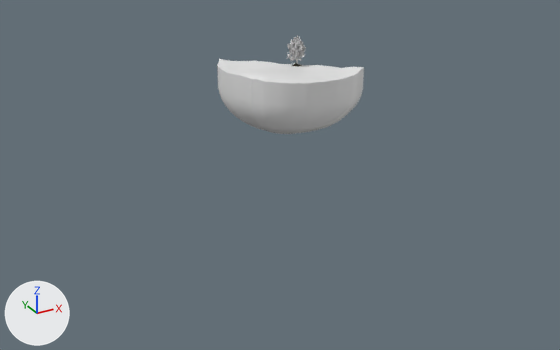
The glTF model client/public/models/6-1-3/Final_Tree.gltf, before and after one commit.
Both versions are drawn from a 50 mm camera at (-151.0, -261.0, 84.0) aimed at (-13.0, -10.0, -42.0). The lights are fixed; the arrows at lower left show +X, +Y and +Z. The first picture is the older version. Where no turn or scale is listed for an object, it has been applied to the vertices.

In view in the first picture: 'Plane', 'w'.
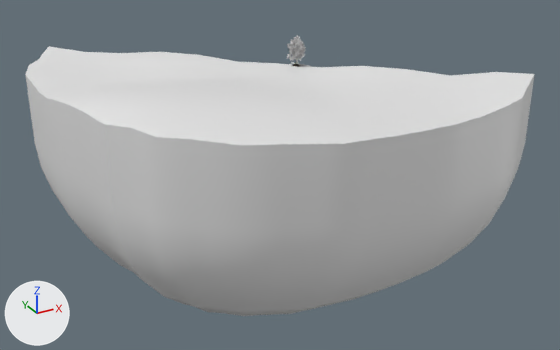
Diff of the bpy script that builds the scene:
```diff
--- a/client/public/models/6-1-3/Final_Tree.gltf.py
+++ b/client/public/models/6-1-3/Final_Tree.gltf.py
@@ ob_plane @@
 ob_plane = bpy.data.objects.new('Plane', me_plane_002)
-ob_plane.location = (0.2, 0.3, -0.6)
+ob_plane.location = (0.2, 0.3, -1.0)
 ob_plane.rotation_euler = (0.0, 0.0, -1.529)  # degrees (0, 0, -88)
-ob_plane.scale = (8.74, 8.74, 8.74)
+ob_plane.scale = (29.5, 29.5, 29.5)
@@ ob_w @@
 ob_w = bpy.data.objects.new('w', me_tree_a10_mat_0_001)
-ob_w.location = (0.1, 0.2, 2.6)
+ob_w.location = (0.2, 0.4, 2.6)
```

Pixel boxes (x1, y1, x2, y2) of what changed, in the pictures (560 x 350 px):
'Plane', moved, rescaled (245% wider, 257% taller): before (217, 59, 364, 134); after (25, 46, 535, 316)
'w', moved: before (287, 35, 306, 65); after (287, 35, 309, 68)
